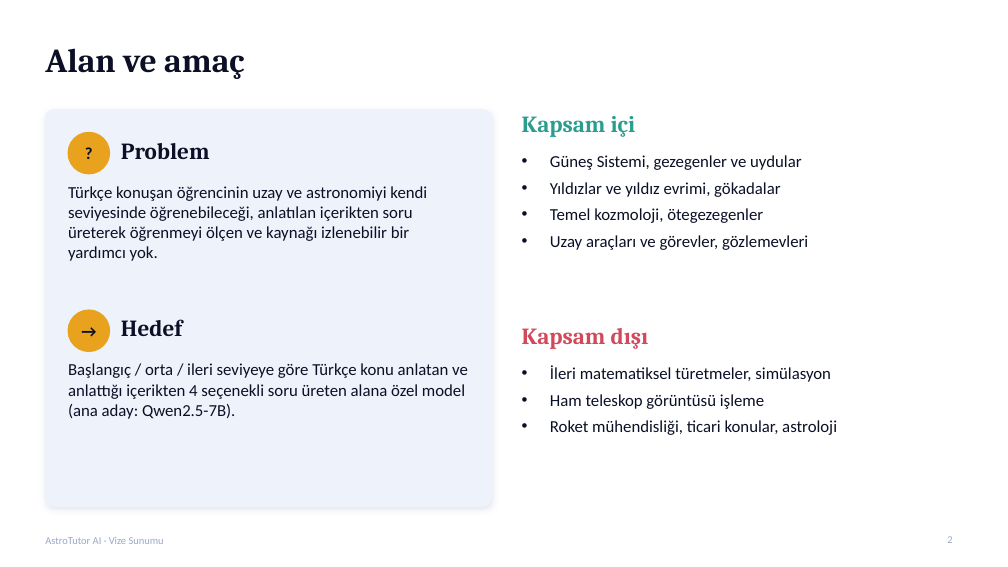
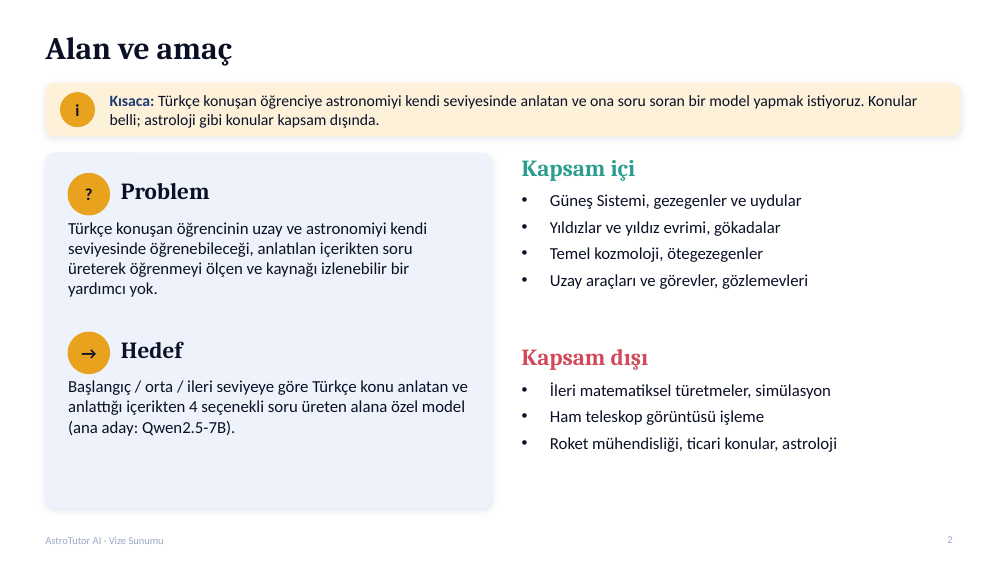
Before and after one commit to gedag/AstroTutor-AI, a slide deck: slide 2 of reports/AstroTutor_AI_Vize_Sunumu.pptx. Drawn at 1008x567 pixels with LibreOffice and Linux fonts; fonts in the diff are those of the drawing. Boxes give left, top, right and bottom in pixels: in the first picture for what was removed or moved away, otherwise in the second. Text is boxed around its words. In the diff, an @@ line names an element or a change of style, - is before the commit and + after.

Commit message:
Sunum: her slayta 'Kısaca' bandı ve Instruction v1.1 slaytı eklendi (17 slayt), taslak güncellendi

```diff
--- a/reports/AstroTutor_AI_Vize_Sunumu.pptx
+++ b/reports/AstroTutor_AI_Vize_Sunumu.pptx
@@ title "Alan ve amaç" moved from (x1=45, y1=48, x2=244, y2=79) to (x1=45, y1=37, x2=232, y2=66) @@
@@ title "Alan ve amaç" at (x1=45, y1=37, x2=232, y2=66): size 32 to 30 pt @@
@@ rounded rectangle added at (x1=45, y1=83, x2=960, y2=136), fill #FDF1DA, outline #FDF1DA 1 pt @@
@@ ellipse resized from (x1=68, y1=132, x2=110, y2=174) to (x1=60, y1=93, x2=95, y2=127) @@
@@ text at (x1=75, y1=104, x2=79, y2=116): text changed @@
-?
+i
@@ text added at (x1=110, y1=95, x2=917, y2=128), 15 pt, text #0B1026 @@
+Kısaca: Türkçe konuşan öğrenciye astronomiyi kendi seviyesinde anlatan ve ona soru soran bir model yapmak istiyoruz. Konular belli; astroloji gibi konular kapsam dışında.
@@ rounded rectangle resized from (x1=45, y1=110, x2=492, y2=507) to (x1=45, y1=153, x2=492, y2=507) @@
@@ rounded rectangle at (x1=45, y1=153, x2=492, y2=507): proportions changed @@
@@ ellipse moved from (x1=68, y1=310, x2=110, y2=352) to (x1=68, y1=173, x2=110, y2=215) @@
@@ text at (x1=68, y1=173, x2=110, y2=215): text changed @@
-→
+?
@@ text "Problem" moved from (x1=121, y1=143, x2=210, y2=159) to (x1=121, y1=183, x2=210, y2=199) @@
@@ text "Kapsam içi" moved from (x1=522, y1=116, x2=636, y2=137) to (x1=522, y1=160, x2=636, y2=181) @@
@@ text "Güneş Sistemi, gezegenler ve uydular" moved from (x1=550, y1=155, x2=808, y2=250) to (x1=550, y1=194, x2=808, y2=289) @@
@@ text "Türkçe konuşan öğrencinin uzay ve ..." moved from (x1=68, y1=186, x2=427, y2=261) to (x1=68, y1=222, x2=427, y2=297) @@
@@ ellipse added at (x1=68, y1=332, x2=110, y2=374), fill #E8A21E, outline #E8A21E 1 pt @@
@@ text added at (x1=68, y1=332, x2=110, y2=374), 16 pt, text #0B1026, bold @@
+→
@@ text "Hedef" moved from (x1=121, y1=319, x2=182, y2=336) to (x1=121, y1=341, x2=182, y2=358) @@
@@ text "Kapsam dışı" moved from (x1=522, y1=328, x2=649, y2=349) to (x1=522, y1=349, x2=649, y2=370) @@
@@ text "Başlangıç / orta / ileri ..." moved from (x1=68, y1=363, x2=468, y2=419) to (x1=68, y1=380, x2=468, y2=436) @@
@@ text "İleri matematiksel türetmeler, simülasyon" moved from (x1=550, y1=366, x2=837, y2=435) to (x1=550, y1=382, x2=837, y2=452) @@
```
Also in this commit, not shown: 14 other slides changed, 1 slide added, 2 other files.
